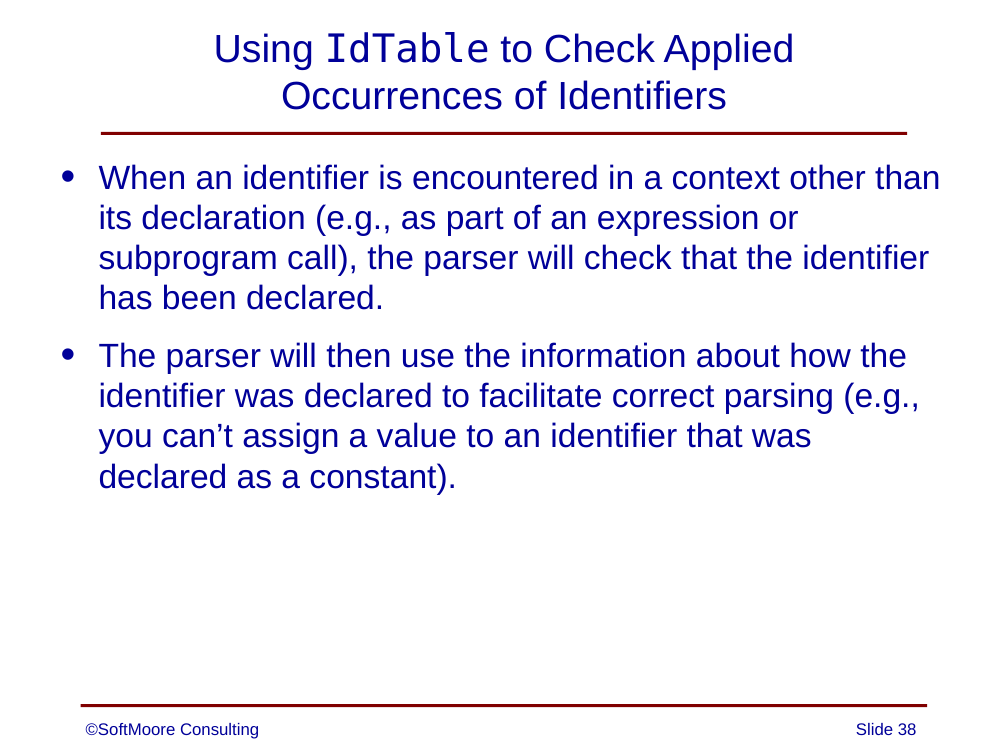
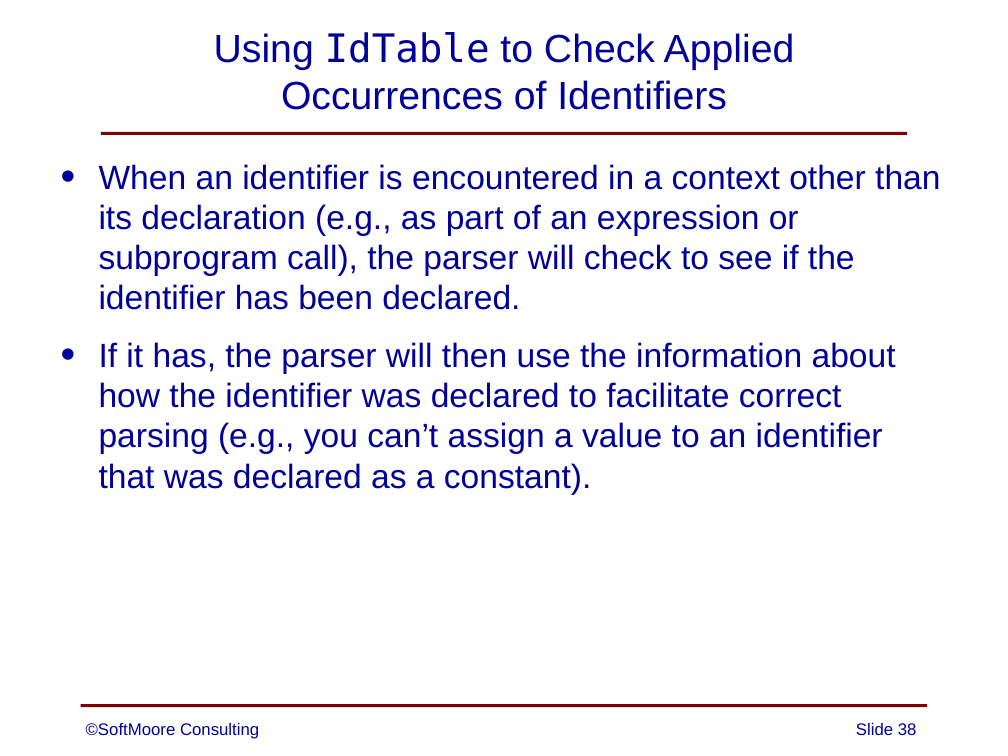
Before and after one commit to SoftMoore/CPRL-Kt-3rd, a slide deck: slide 38 of PowerPoints/08 - Abstract Syntax Trees.pptx. Drawn at 1008x756 pixels with LibreOffice and Linux fonts; fonts in the diff are those of the drawing. Boxes give left, top, right and bottom in pixels: in the first picture for what was removed or moved away, otherwise in the second. Text is boxed around its words. In the diff, an @@ line names an element or a change of style, - is before the commit and + after.

```diff
--- a/PowerPoints/08 - Abstract Syntax Trees.pptx
+++ b/PowerPoints/08 - Abstract Syntax Trees.pptx
@@ text at [99,164,940,495]: text changed @@
-• When an identifier is encountered in a context other than its declaration (e.g., as part of an expression or subprogram call), the parser will check that the identifier has been declared.
-• The parser will then use the information about how the identifier was declared to facilitate correct parsing (e.g., you can’t assign a value to an identifier that was declared as a constant).
+• When an identifier is encountered in a context other than its declaration (e.g., as part of an expression or subprogram call), the parser will check to see if the identifier has been declared.
+• If it has, the parser will then use the information about how the identifier was declared to facilitate correct parsing (e.g., you can’t assign a value to an identifier that was declared as a constant).
```
Also in this commit, not shown: 5 other slides changed.
